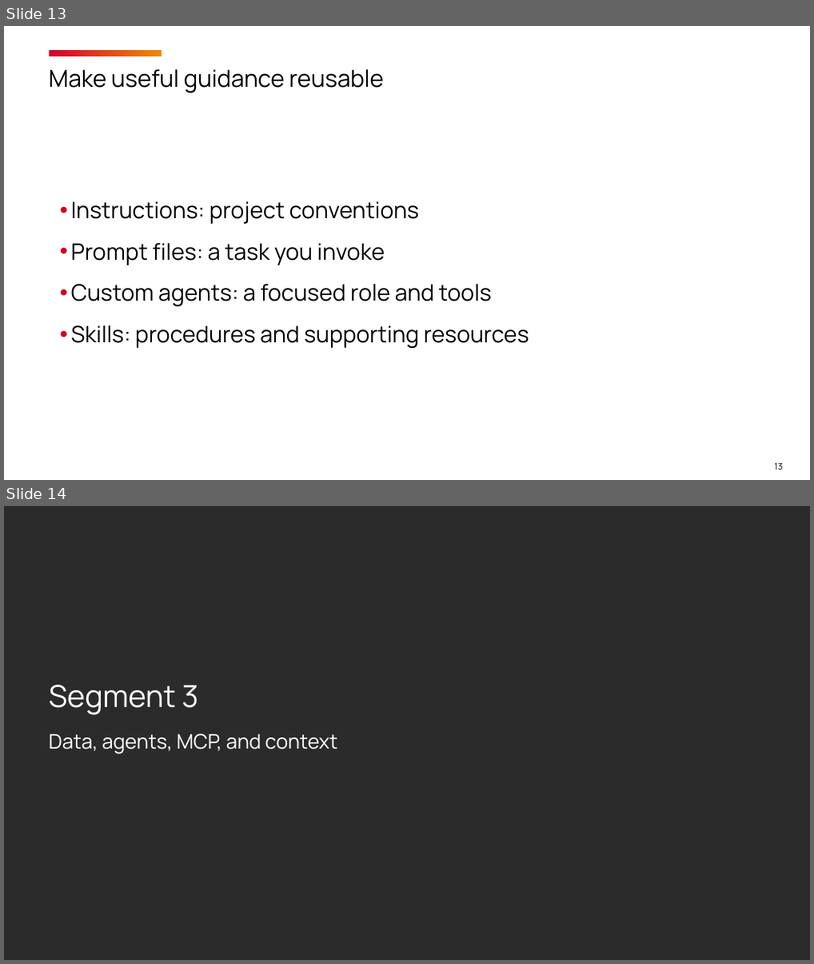
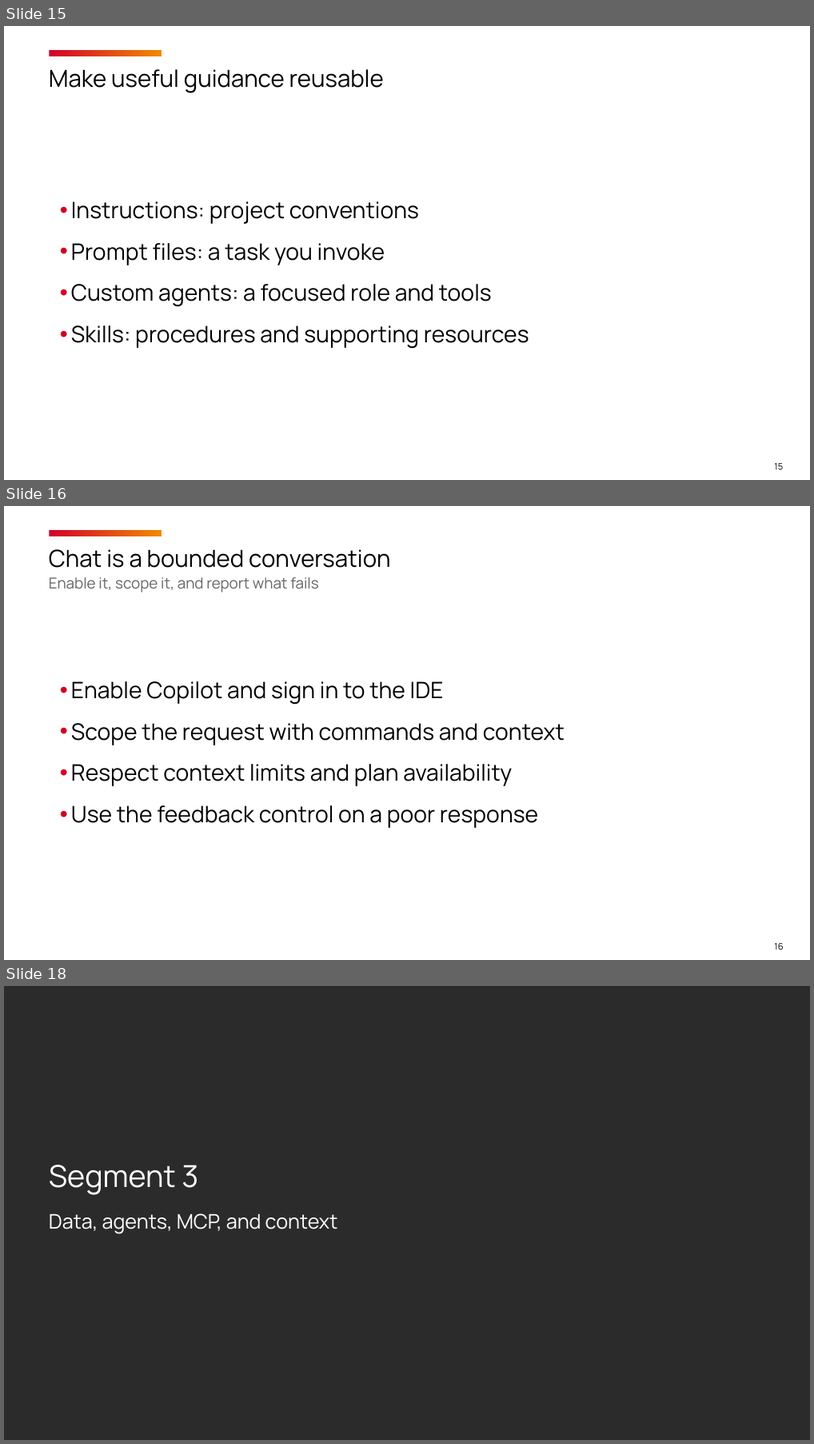
Before and after one commit to timothywarner-org/copilot-cert-prep, a slide deck: warner-github-cert-prep-september-2026.pptx. Shown one above the other, each under a label of ours: slides 13 and 14 before the commit, slides 15, 16 and 18 after it; the slides between them are not shown. The pictures are 814x964 and 814x1444 pixels, drawn with LibreOffice and Linux fonts; fonts in the diff are those of the drawing; background and template pictures are left out; a plain dark background stands for a picture behind light text. Boxes give left, top, right and bottom in pixels: in the first picture for what was removed or moved away, otherwise in the second. Text is boxed around its words. In the diff, an @@ line names an element or a change of style, - is before the commit and + after.

```diff
--- a/warner-github-cert-prep-september-2026.pptx
+++ b/warner-github-cert-prep-september-2026.pptx
@@ slide 16 added at (x1=4, y1=506, x2=810, y2=960), background #FFFFFF; not listed: 1 template element that a slide beside it also shows @@
@@ title added at (x1=49, y1=549, x2=391, y2=592), 13.5 pt, text #666666 @@
+Chat is a bounded conversation
+Enable it, scope it, and report what fails
@@ text added at (x1=71, y1=681, x2=565, y2=828), 20.2 pt, text #000000 @@
+• Enable Copilot and sign in to the IDE
+• Scope the request with commands and context
+• Respect context limits and plan availability
+• Use the feedback control on a poor response
@@ page number added at (x1=774, y1=942, x2=783, y2=949), 8 pt, text #000000 @@
+16
@@ what was slide 13 is now slide 15 @@
@@ page number at (x1=774, y1=463, x2=783, y2=469): text changed @@
-13
+15
@@ what was slide 14 is now slide 18 @@
```
Also in this commit, not shown: 9 slides changed, 5 other slides added, 2 other files.
